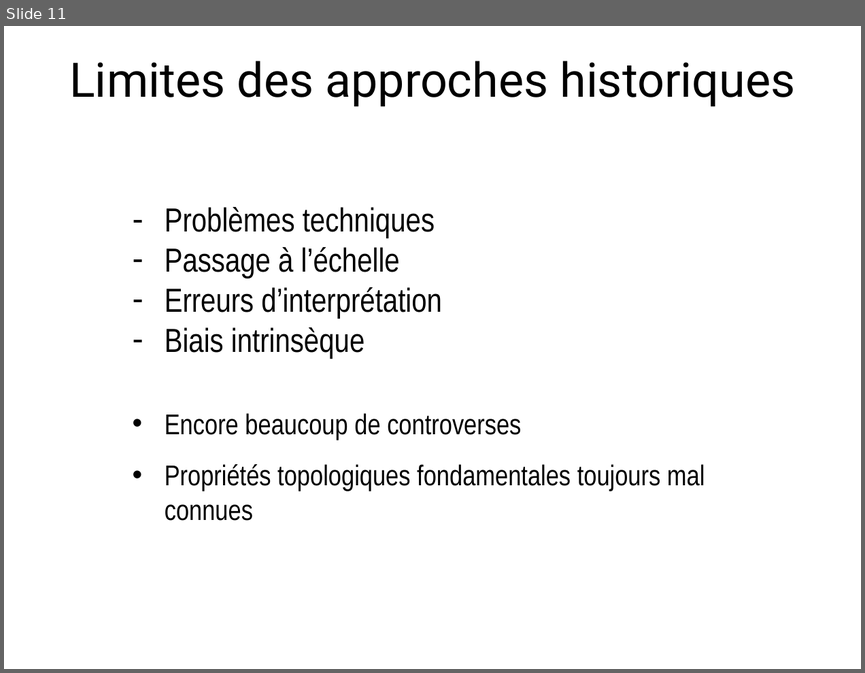
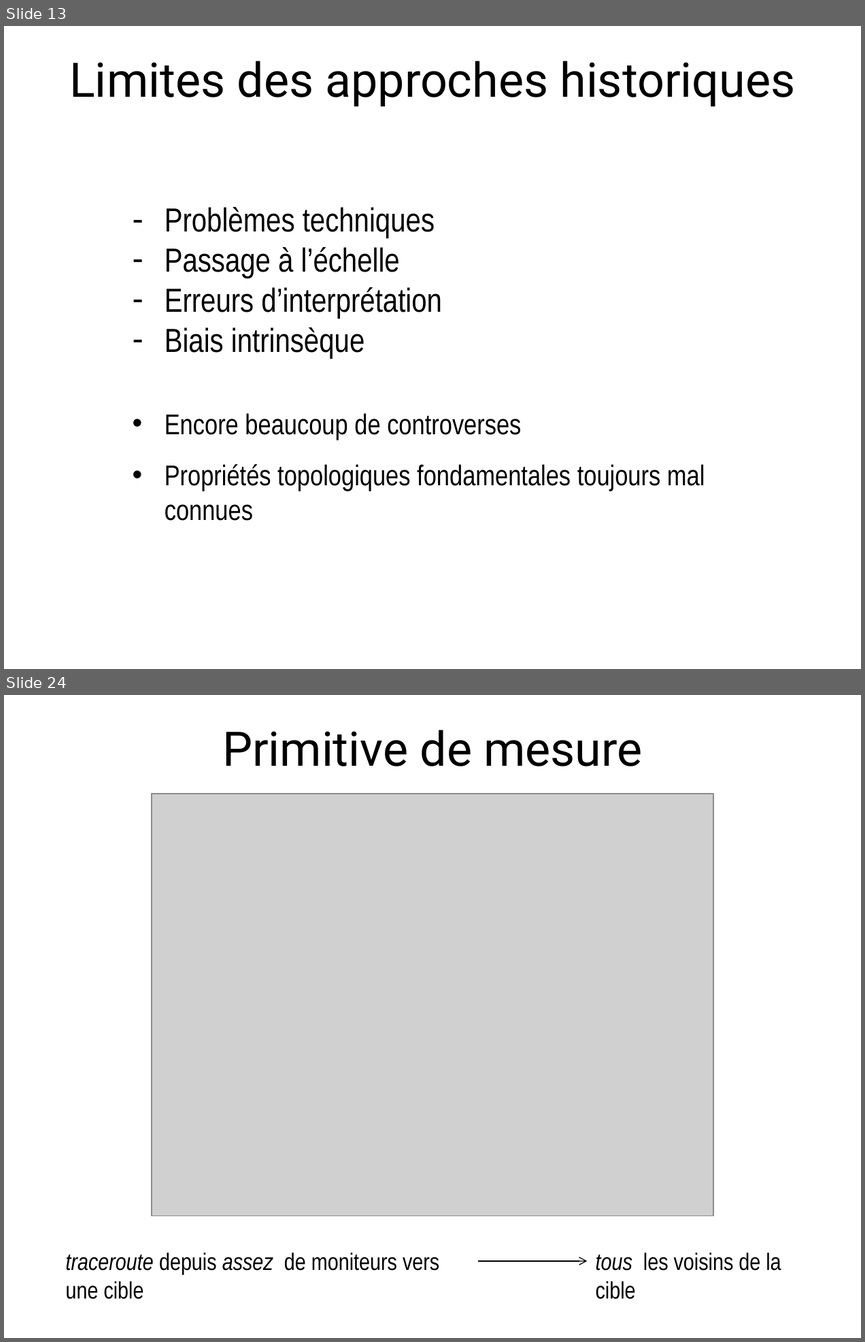
Before and after one commit to elierotenberg/my-thesis, a slide deck: slides.pptx. Shown one above the other, each under a label of ours: slide 11 before the commit, slides 13 and 24 after it; the slides between them are not shown. The pictures are 865x673 and 865x1342 pixels, drawn with LibreOffice and Linux fonts; fonts in the diff are those of the drawing; grey boxes stand for pictures. Boxes give left, top, right and bottom in pixels: in the first picture for what was removed or moved away, otherwise in the second. Text is boxed around its words. In the diff, an @@ line names an element or a change of style, - is before the commit and + after.

Commit message:
Up to slide 24.

```diff
--- a/slides.pptx
+++ b/slides.pptx
@@ slide 24 added at box(4, 695, 861, 1338), background #FFFFFF @@
@@ title added at box(222, 730, 642, 766), 40 pt, text #000000 @@
+Primitive de mesure
@@ picture added at box(152, 794, 713, 1215) @@
@@ text added at box(66, 1252, 439, 1299), 20 pt, text #000000 @@
+traceroute depuis assez de moniteurs vers une cible
@@ arrow added from (478, 1261) to (587, 1261), #000000 0.75 pt @@
@@ text added at box(596, 1252, 781, 1299), 20 pt, text #000000 @@
+tous les voisins de la cible
@@ what was slide 11 is now slide 13 @@
```
Also in this commit, not shown: 3 slides changed, 11 other slides added, 7 other files.
